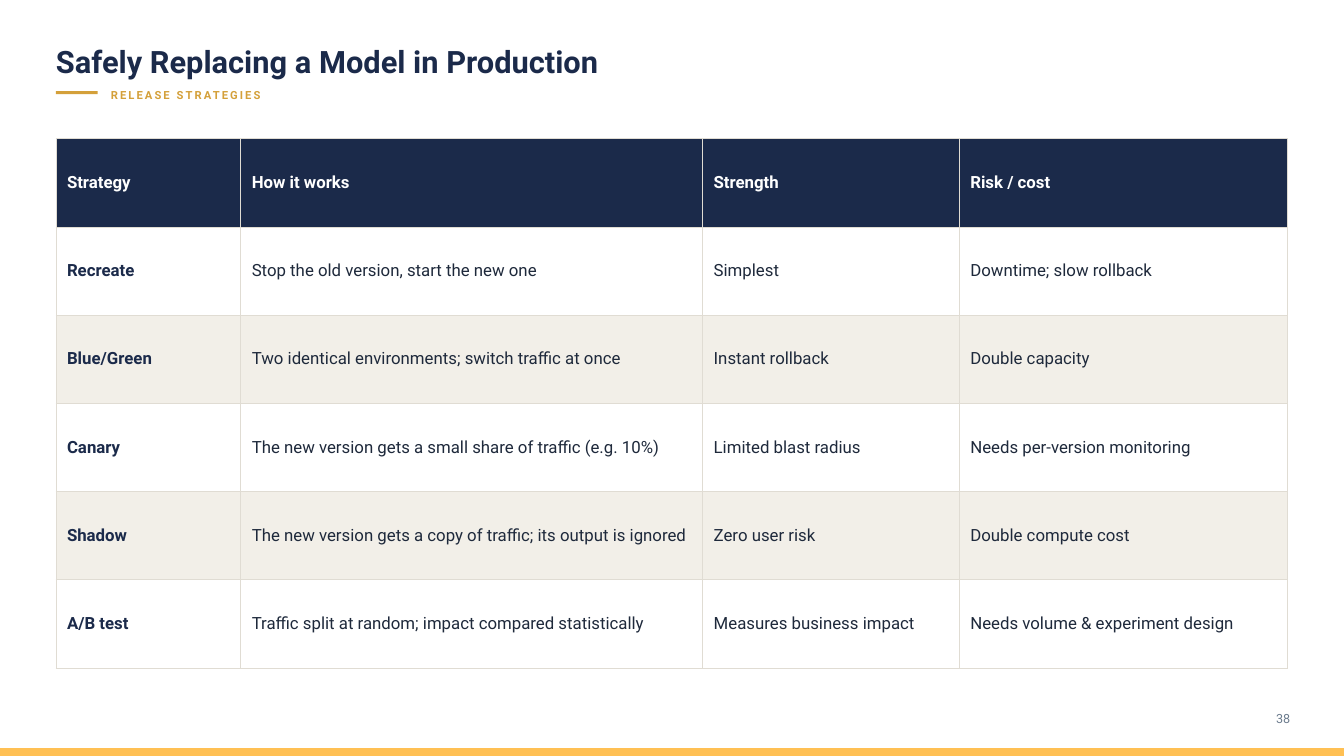
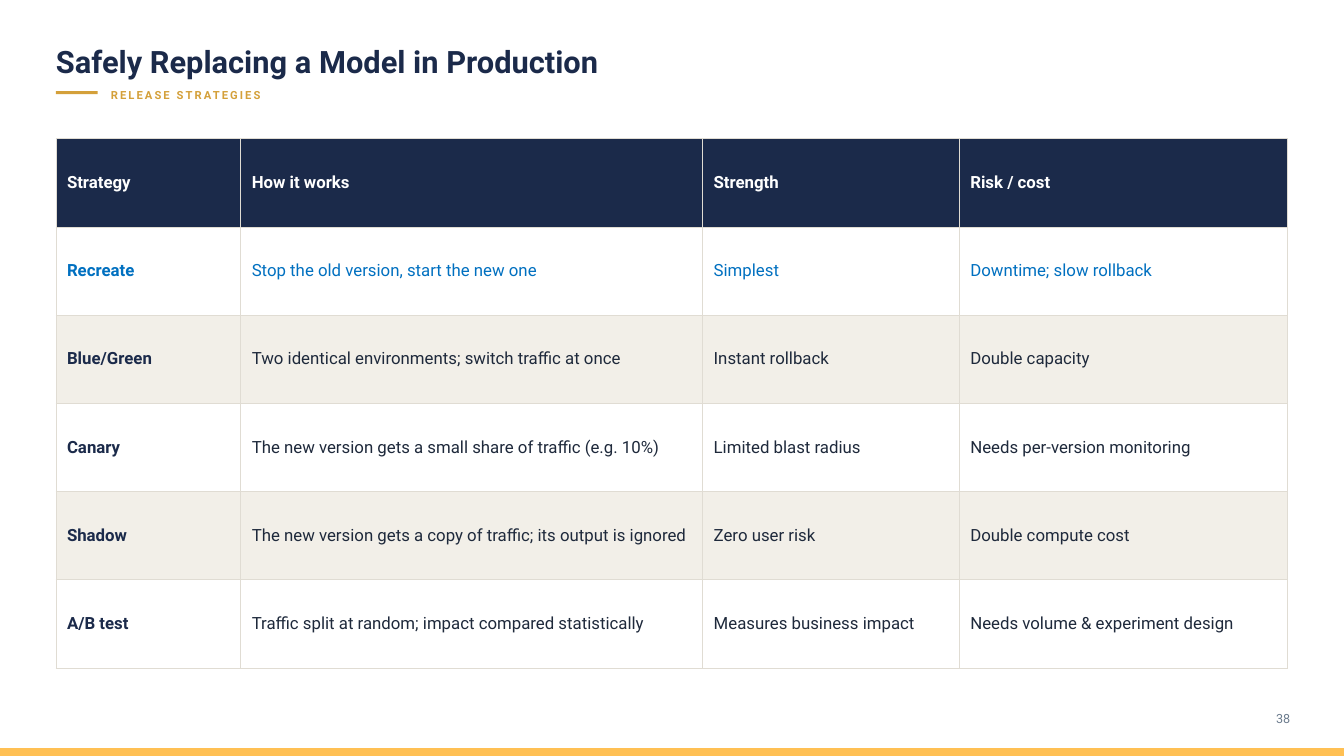
Before and after one commit to madeharta/latest-mlops-workshop, a slide deck: slide 40 of Materi MLOps Day-3.pptx (slide 37 before the commit). Drawn at 1344x756 pixels with LibreOffice and Linux fonts; fonts in the diff are those of the drawing; background and template pictures are left out. Boxes give left, top, right and bottom in pixels: in the first picture for what was removed or moved away, otherwise in the second. Text is boxed around its words. In the diff, an @@ line names an element or a change of style, - is before the commit and + after.

```diff
--- a/Materi MLOps Day-3.pptx
+++ b/Materi MLOps Day-3.pptx
@@ table at bbox=[56, 139, 1288, 668] @@
@@ text colour #1B2A4A to #0070C0 in "Recreate" @@
@@ text colour #1E293B to #0070C0 in "Stop the old version, start the new ...", "Simplest", "Downtime; slow rollback" @@
```
Also in this commit, not shown: 14 other slides changed, 19 slides added, 21 slides removed, 16 other files.
